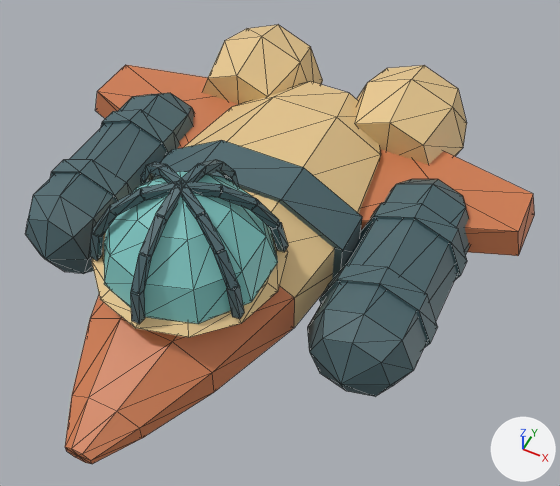
One commit to the glTF model game/modules/core/models/ship_pods.gltf: the scene before it, then after it.
Camera for both pictures: a camera (50 mm lens) standing at (1.79, -2.82, 3.79) and looking at (0.31, 0.15, 0.09). The lights are fixed; the arrows at lower right show +X, +Y and +Z. The older version comes first. Mesh edges are drawn as thin lines. Vertices at exactly the same position are counted once.

Names of what the first picture shows: 'pods', 'ship'.
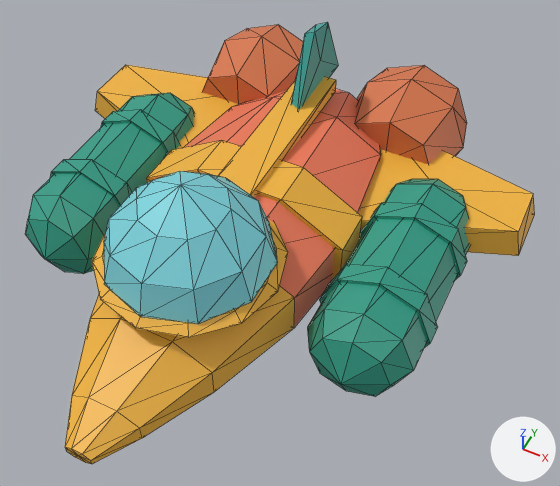
What the commit changed:
me_ship is used by ob_ship; location (0.0, 0.0, 0.0).
Verts and faces of me_ship; kept vertices keep their numbers, new ones are numbered from 430.
me_ship had 430 vertices, 732 faces and spanned x -1.7..1.7, y -1.6..1.97, z -0.46..0.95.
me_ship now has 256 vertices, 472 faces and spans x -1.7..1.7, y -1.6..1.97, z -0.46..0.95.
me_ship part 1: a new loose piece, a box spanning x -0.13..0.13, y 0.1..1.4, z 0.37..0.47, in mat_defaultmaterial.
me_ship part 2: 24 loose pieces with 192 vertices, spanning x -0.49..0.49, y -0.96..0.16, z 0.39..0.95, are deleted.
Part 3, on me_ship:
New vertex 430 is at (0.04, 0.95, 0.4).
New vertex 431 is at (0.04, 1.2, 0.95), pixel (314, 32).
New vertex 432 is at (-0.04, 1.21, 0.91), pixel (304, 33).
New vertex 433 is at (-0.04, 1.0, 0.44).
New vertex 434 is at (0.04, 1.4, 0.91), pixel (327, 22).
New vertex 435 is at (-0.04, 1.39, 0.87), pixel (315, 24).
New vertex 436 is at (0.04, 1.65, 0.4), pixel (338, 65).
New vertex 437 is at (-0.04, 1.6, 0.44).
New vertex 438 is at (-0.04, 1.3, 0.66).
New vertex 439 is at (0.04, 1.3, 0.66), pixel (320, 60).
New faces: (430, 431, 432), (430, 432, 433), (431, 434, 435), (431, 435, 432), (434, 436, 437), (434, 437, 435).
New faces: (430, 433, 436), (433, 437, 436), (432, 438, 433), (432, 435, 438), (435, 437, 438), (433, 438, 437).
New faces: (434, 439, 436), (431, 439, 434), (430, 439, 431), (430, 436, 439).
me_ship part 4: 444 kept faces spanning x -1.7..1.7, y -1.6..1.97, z -0.46..0.94 get new vertex colours.
me_pods has 140 vertices, 256 faces and spans x -1.41..1.41, y -0.55..1.15, z -0.41..0.31.
me_pods is used by ob_pods; location (0.0, 0.0, 0.0).
me_pods part 5: 256 faces centred in x -1.38..1.38, y -0.47..1.07, z -0.38..0.28 are repainted in the vertex colours; the middle colour goes from dark cyan #4d686e to cyan #2f9d86.

Pixel boxes [x1, y1, x2, y2] of what changed, in the pictures (560 x 486 px):
'ship', reshaped: before [65, 25, 535, 464]; after [65, 22, 535, 464]
part 1 of me_ship, added: after [218, 77, 336, 198]
part 2 of me_ship, deleted (cyan): before [90, 159, 288, 324]
part 3 of me_ship, added (cyan): after [291, 22, 338, 109]
part 4 of me_ship, recoloured: [65, 25, 535, 464] in both
part 5 of me_pods, recoloured (dark cyan to cyan): [25, 93, 470, 396] in both
